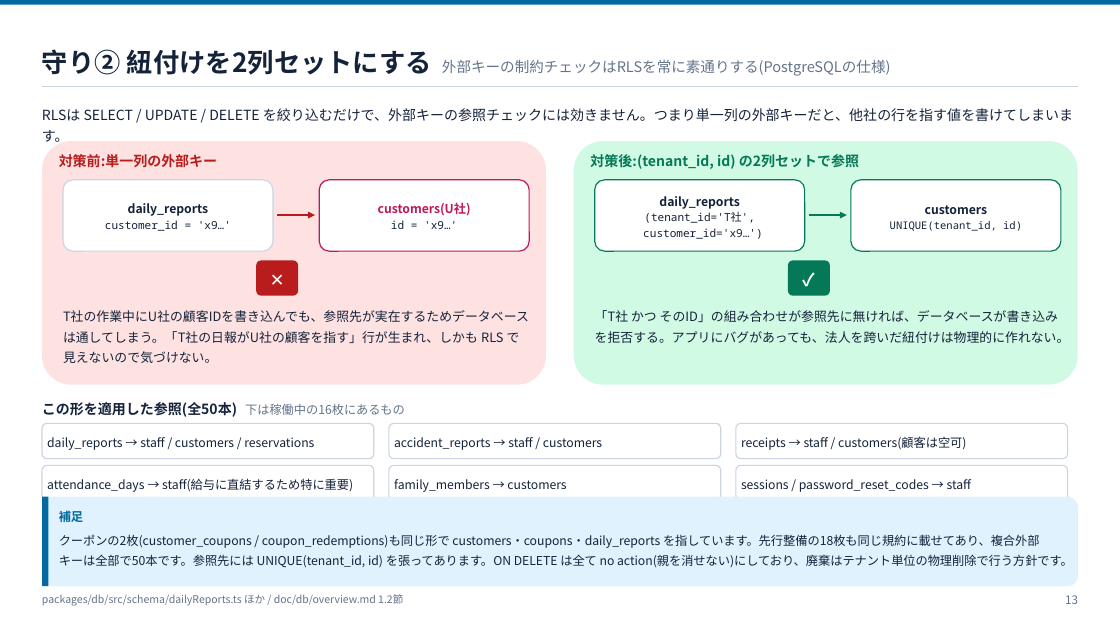
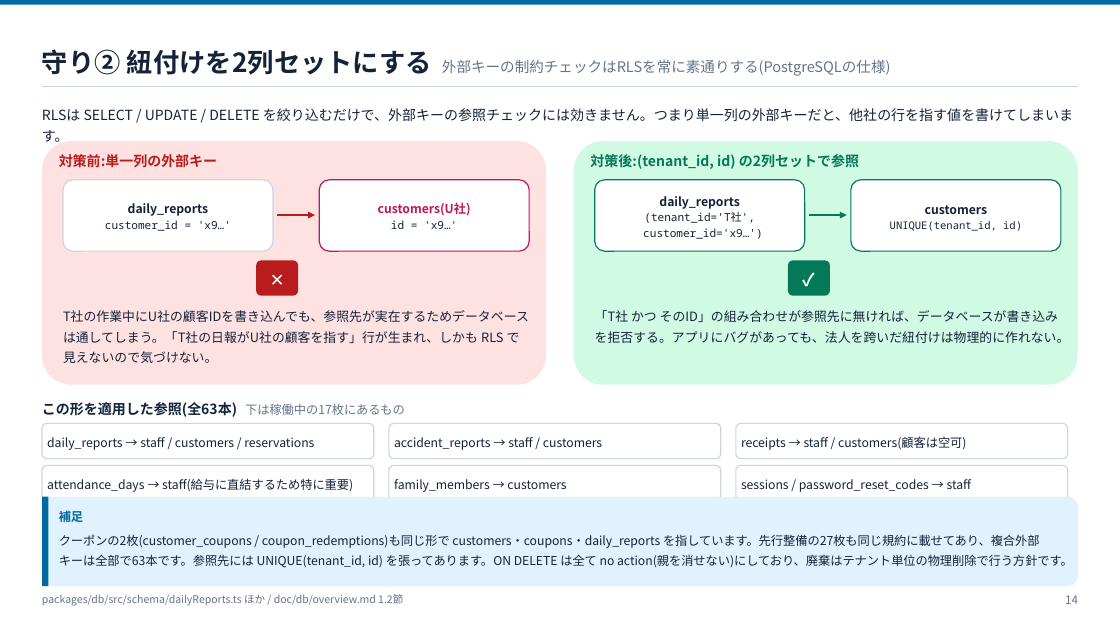
Before and after one commit to ohru131/katahimo-app, a slide deck: slide 14 of doc/slides/db-review.pptx (slide 13 before the commit). Drawn at 1120x630 pixels with LibreOffice and Linux fonts; fonts in the diff are those of the drawing. Boxes give left, top, right and bottom in pixels: in the first picture for what was removed or moved away, otherwise in the second. Text is boxed around its words. In the diff, an @@ line names an element or a change of style, - is before the commit and + after.

```diff
--- a/doc/slides/db-review.pptx
+++ b/doc/slides/db-review.pptx
@@ text at (x1=42, y1=402, x2=405, y2=417): text changed @@
-この形を適用した参照(全50本) 下は稼働中の16枚にあるもの
+この形を適用した参照(全63本) 下は稼働中の17枚にあるもの
@@ text at (x1=59, y1=534, x2=1073, y2=568): text changed @@
-クーポンの2枚(customer_coupons / coupon_redemptions)も同じ形で customers・coupons・daily_reports を指しています。先行整備の18枚も同じ規約に載せてあり、複合外部キーは全部で50本です。参照先には UNIQUE(tenant_id, id) を張ってあります。ON DELETE は全て no action(親を消せない)にしており、廃棄はテナント単位の物理削除で行う方針です。
+クーポンの2枚(customer_coupons / coupon_redemptions)も同じ形で customers・coupons・daily_reports を指しています。先行整備の27枚も同じ規約に載せてあり、複合外部キーは全部で63本です。参照先には UNIQUE(tenant_id, id) を張ってあります。ON DELETE は全て no action(親を消せない)にしており、廃棄はテナント単位の物理削除で行う方針です。
@@ text at (x1=1065, y1=595, x2=1078, y2=604): text changed @@
-13
+14
```
Also in this commit, not shown: 25 other slides changed, 1 slide added, 7 other files.
